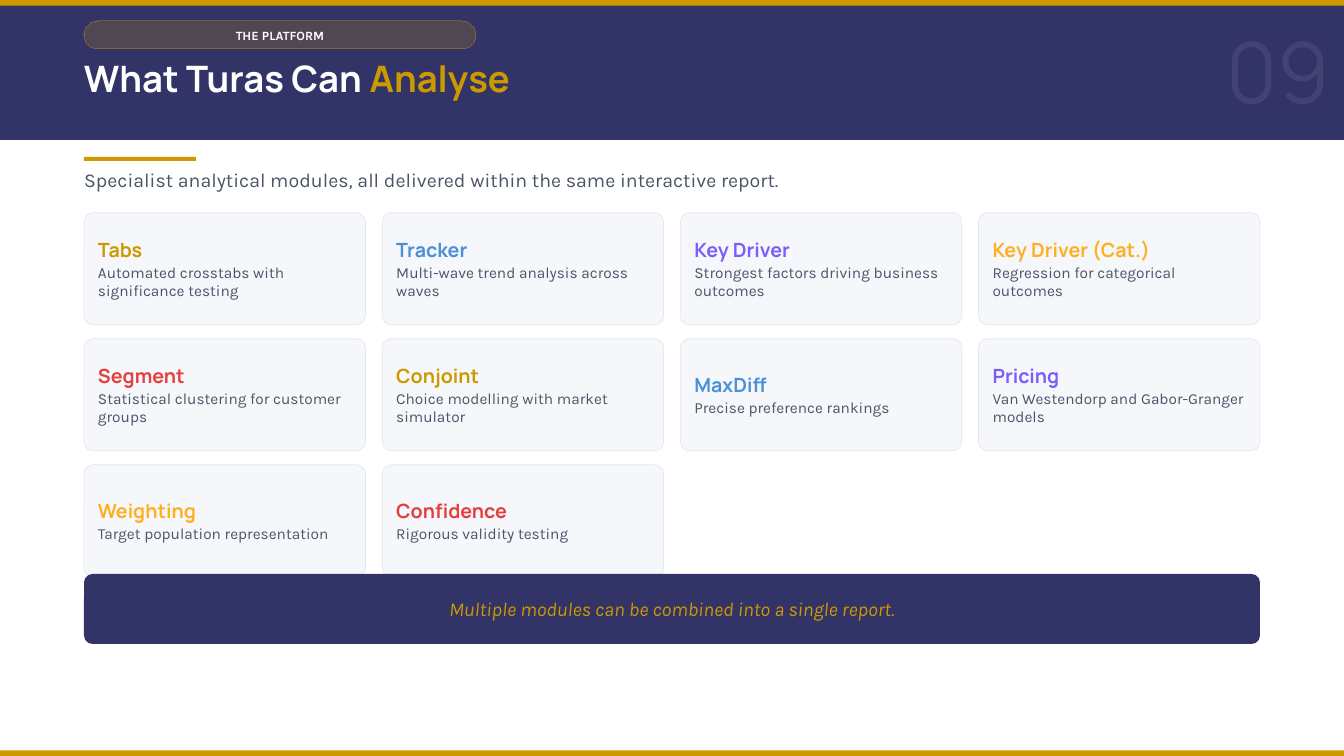
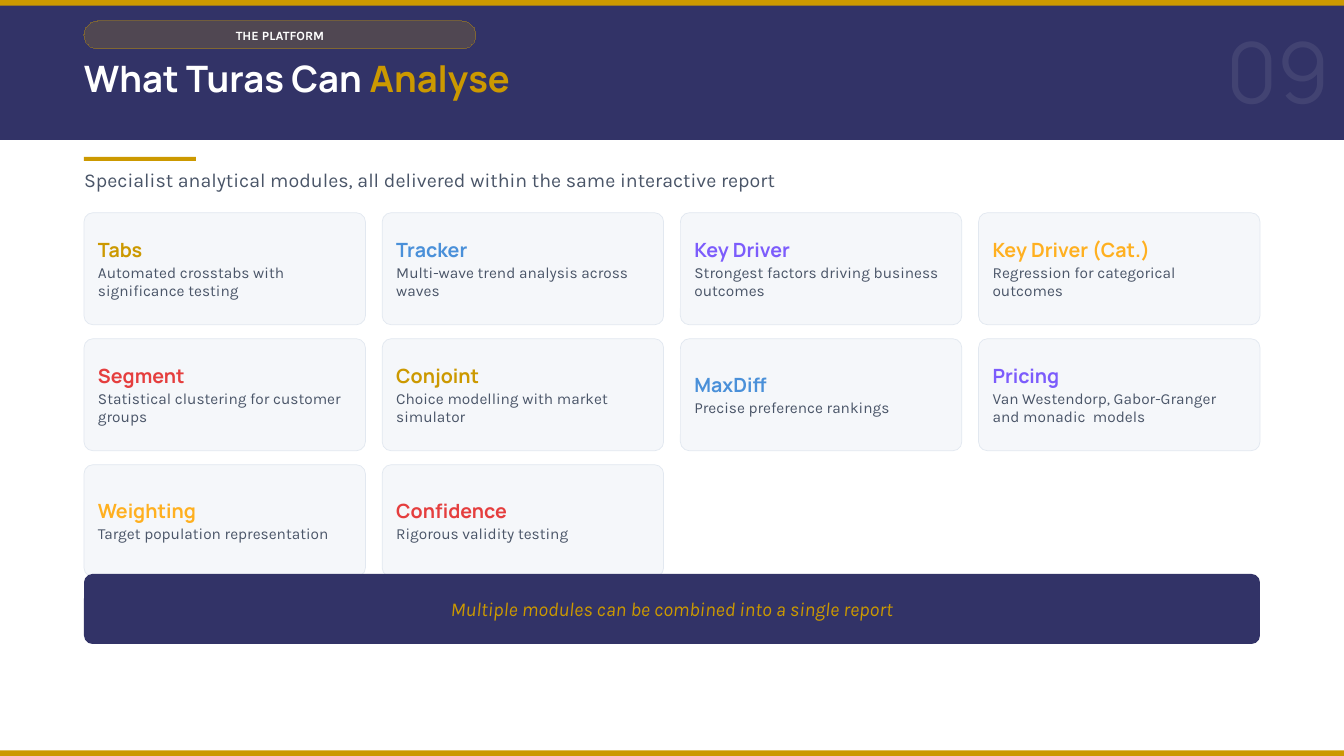
Before and after one commit to DuncanRBrett/Turas, a slide deck: slide 11 of docs/marketing/Introducing Turas v6.pptx. Drawn at 1344x756 pixels with LibreOffice and Linux fonts; fonts in the diff are those of the drawing. Boxes give left, top, right and bottom in pixels: in the first picture for what was removed or moved away, otherwise in the second. Text is boxed around its words. In the diff, an @@ line names an element or a change of style, - is before the commit and + after.

```diff
--- a/docs/marketing/Introducing Turas v6.pptx
+++ b/docs/marketing/Introducing Turas v6.pptx
@@ text at (84,173,775,192): text changed @@
-Specialist analytical modules, all delivered within the same interactive report.
+Specialist analytical modules, all delivered within the same interactive report
@@ text at (993,393,1216,422): text changed @@
-Van Westendorp and Gabor-Granger models
+Van Westendorp, Gabor-Granger and monadic models
@@ text in rounded rectangle at (451,602,892,621): text changed @@
-Multiple modules can be combined into a single report.
+Multiple modules can be combined into a single report
```
Also in this commit, not shown: 11 other slides changed, 5 other files.
